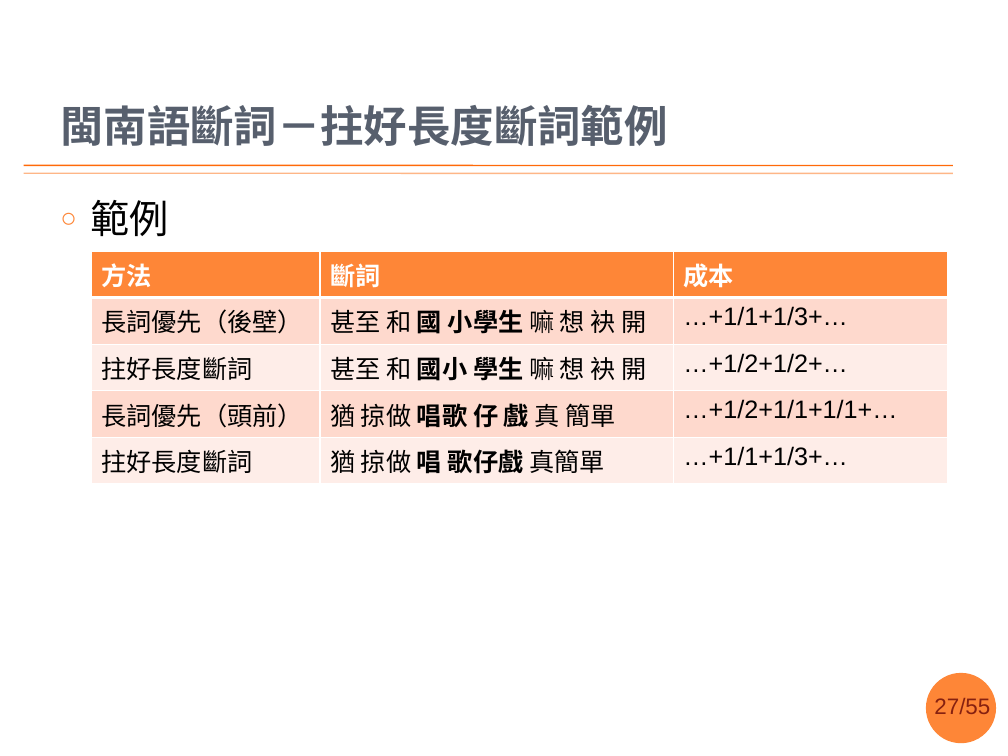
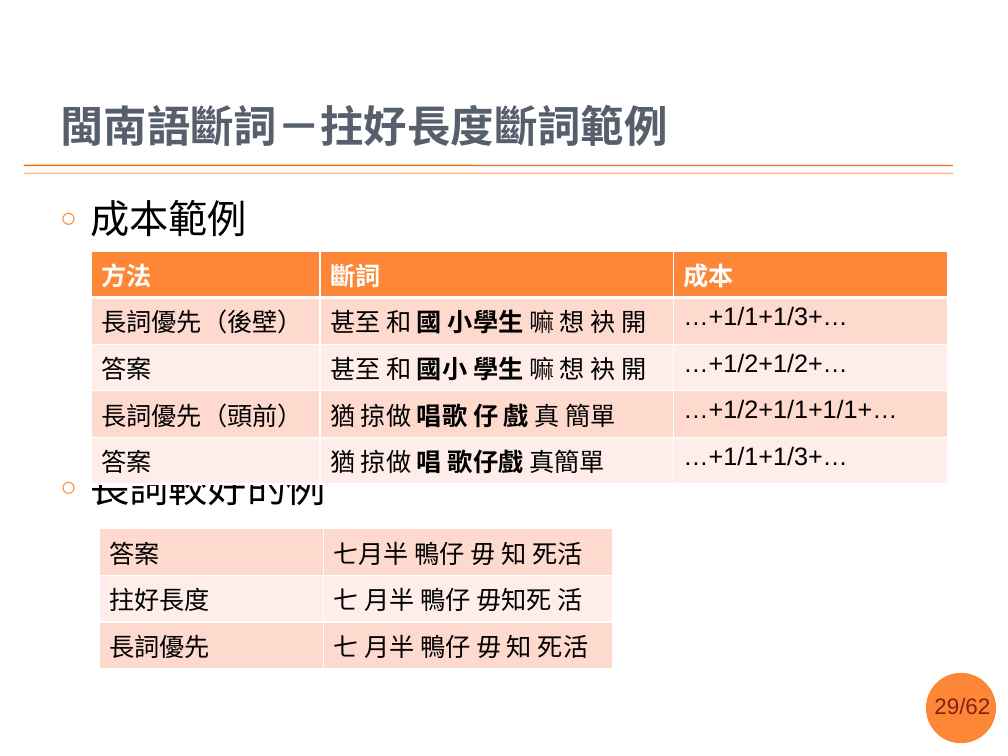
Before and after one commit to sih4sing5hong5/po3-ko3_tau5-iann2-phinn3, a slide deck: slide 29 of 翻譯報告.pptx (slide 27 before the commit). Drawn at 1008x756 pixels with LibreOffice and Linux fonts; fonts in the diff are those of the drawing; background and template pictures are left out. Boxes give left, top, right and bottom in pixels: in the first picture for what was removed or moved away, otherwise in the second. Text is boxed around its words. In the diff, an @@ line names an element or a change of style, - is before the commit and + after.

```diff
--- a/翻譯報告.pptx
+++ b/翻譯報告.pptx
@@ text at [91,200,326,506]: text changed @@
-○ 範例
+○ 成本範例
+○ 長詞較好的例
@@ table at [92,251,949,481] @@
-row 3, column 1: 拄好長度斷詞
+row 3, column 1: 答案
-row 5, column 1: 拄好長度斷詞
+row 5, column 1: 答案
@@ table added at [99,529,612,662], 3 rows, 2 columns @@
+答案 | 七月半 鴨仔 毋 知 死活
+拄好長度 | 七 月半 鴨仔 毋知死 活
+長詞優先 | 七 月半 鴨仔 毋 知 死活
@@ page number at [934,698,990,714]: text changed @@
-27/55
+29/62
```
Also in this commit, not shown: 31 other slides changed, 4 slides added.
